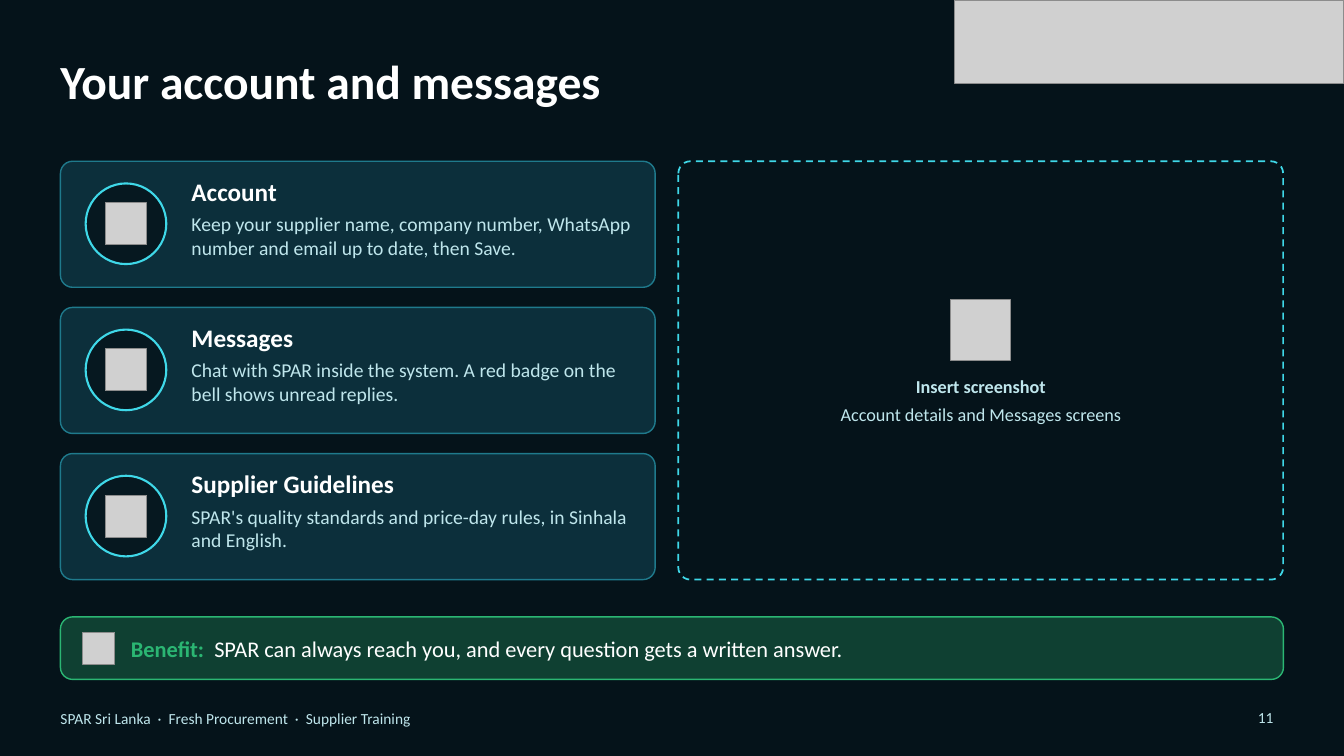
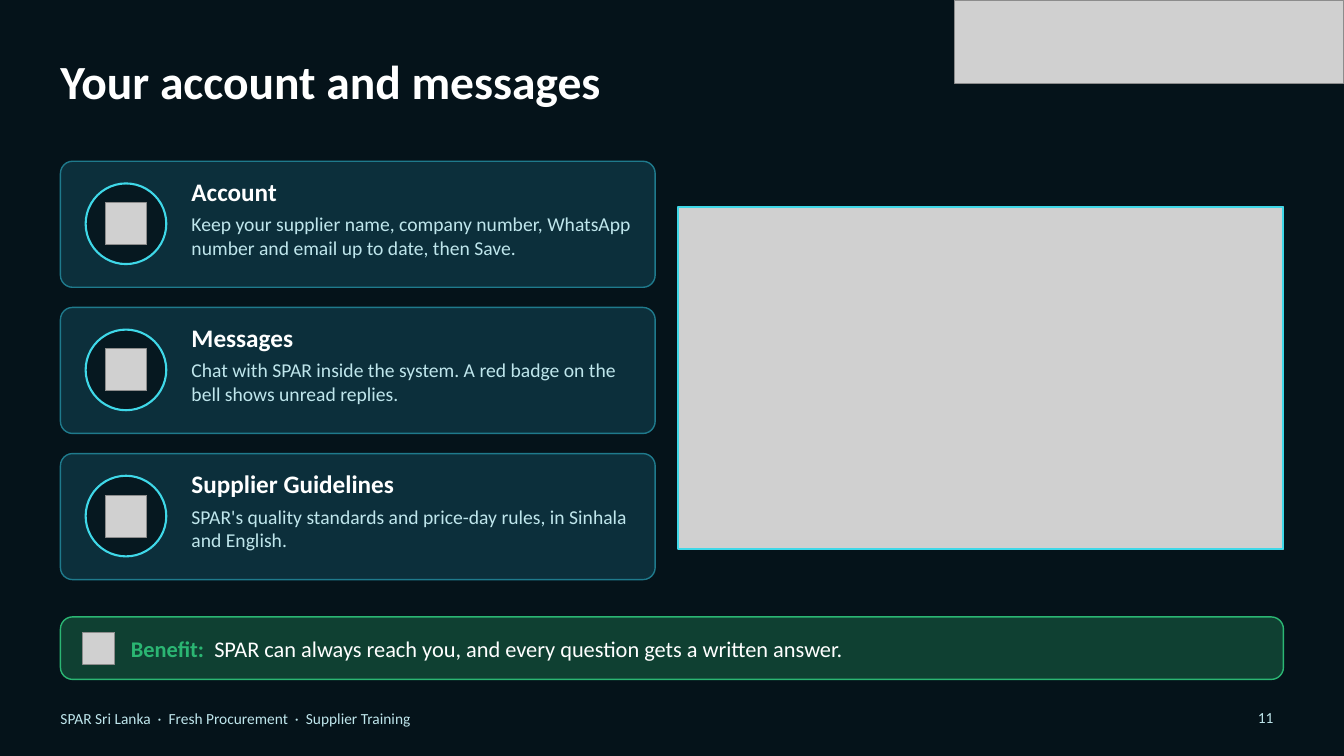
Before and after one commit to hpds4308/SPAR-Fresh-Procurement-, a slide deck: slide 11 of presentation/SPAR_Supplier_Training_Deck.pptx. Drawn at 1344x756 pixels with LibreOffice and Linux fonts; fonts in the diff are those of the drawing; grey boxes stand for pictures; background and template pictures are left out. Boxes give left, top, right and bottom in pixels: in the first picture for what was removed or moved away, otherwise in the second. Text is boxed around its words. In the diff, an @@ line names an element or a change of style, - is before the commit and + after.

```diff
--- a/presentation/SPAR_Supplier_Training_Deck.pptx
+++ b/presentation/SPAR_Supplier_Training_Deck.pptx
@@ rounded rectangle removed at box(679, 161, 1284, 580) @@
@@ picture added at box(679, 207, 1284, 549) @@
@@ rectangle added at box(679, 207, 1284, 549), outline #3FD8E8 1.5 pt @@
@@ picture removed at box(951, 300, 1011, 361) @@
@@ text removed at box(841, 380, 1122, 424) @@
-Insert screenshot
-Account details and Messages screens
```
Also in this commit, not shown: 4 other slides changed, 2 other files.
